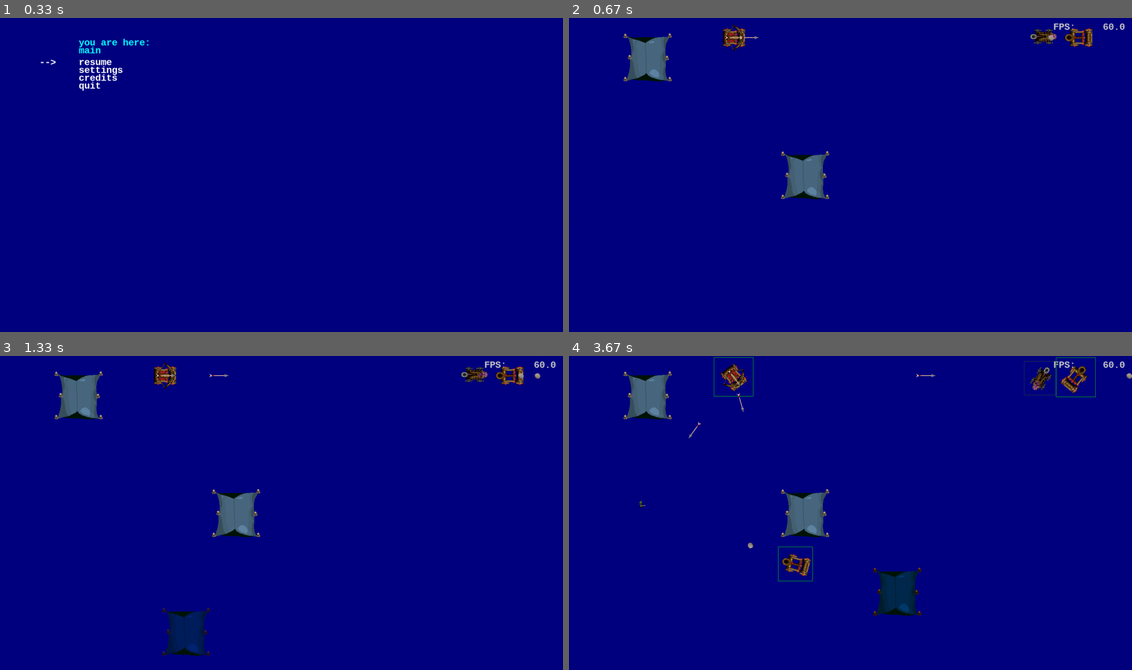
Above: before the commit, frames 1-4 (two rows, left to right).
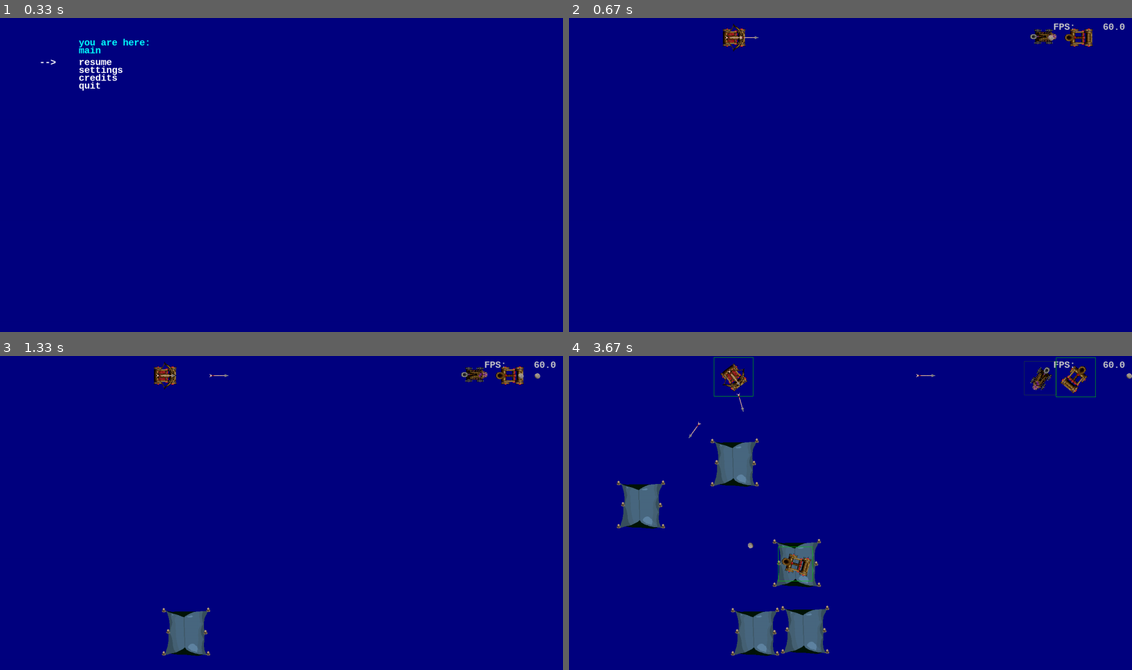
Above: after the commit, the same moments.

Repository: horstjens/catapults3d
Game: pygame game, started from catapult3d.py
Two runs of this game, one before a commit and one after it. Both use one fixed random seed, a clock stepped at 60 frames per second and the inputs below.
Inputs (mouse positions are in pixels of both pictures, inside the frame that each line leads up to):
- Up to frame 1 (0.33 s): no input
- Up to frame 2 (0.67 s): tap Enter at 0.33 s
- Up to frame 3 (1.33 s): tap X at 0.67 s; press the mouse at (349, 503) at 1.03 s; move the mouse to (270, 566) at 1.13 s; release the mouse at (185, 632) at 1.27 s
- Up to frame 4 (3.67 s): tap X at 1.4, 1.7, 1.9, 2.2, 2.4, 2.7 s; click (732, 462) at 1.42 s; click (794, 563) at 1.92 s; tap C at 1.98 s; click (642, 503) at 2.42 s; tap S at 2.48 s; click (805, 629) at 2.95 s; click (715, 632) at 3.28 s; click (895, 591) at 3.62 s

Frame 1 is identical in both runs. In frame 2, 1.9% of the frame differs, in the area x 9-47%, y 4-58%; in frame 3, 2.8%; in frame 4, 7.5%, in the area x 8-63%, y 4-96%.

Commit message:
added ghost tents and stuff

Diff:
--- a/catapult3d.py
+++ b/catapult3d.py
@@ -894,9 +894,8 @@
         self.menu_run()
         pygame.mouse.set_visible(True)
         oldleft, oldmiddle, oldright  = False, False, False
-        Tent(pos = pygame.math.Vector2(200, -100))
-        Tent(pos = pygame.math.Vector2(600, -400))
-
+        self.buildtent = False
+        self.tentcount = 0
         while running:
             #pygame.display.set_caption("player1 hp: {} player2 hp: {}".format(
             #                     self.player1.hitpoints, self.player2.hitpoints))
@@ -921,7 +920,13 @@
                     #    self.b1.set_angle(self.b1.angle + 5)
                     #    self.c1.set_angle(self.c1.angle + 5)
                     if event.key == pygame.K_x:
-                        Ghosttent()
+                        if self.tentcount < 1:
+                            self.g = Ghosttent()
+                            self.buildtent = True
+                            self.tentcount +=1
+                        else:
+                            pass
+
                         #Tent(pos = mouseVector())
                     if event.key == pygame.K_s:
                         self.b1.selected = not self.b1.selected
@@ -936,6 +941,14 @@
 
             # ------ mouse handler ------
             left,middle,right = pygame.mouse.get_pressed()
+            if self.buildtent:
+                if oldleft and not left:
+                    if self.g.ok:
+                        Tent(pos = pygame.math.Vector2(g.rect.centerx, -g.rect.centery))
+                        self.g.kill()
+                        self.buildtent = False
+                        self.tentcount -= 1
+
             oldleft, oldmiddle, oldright = left, middle, right
 
 
@@ -984,7 +997,7 @@
             # ----- collision detection between Ghosttent and Tent---
             for g in self.ghosttentgroup:
                 g.ok = True
-                crashgroup = pygame.sprite.spritecollide(g,self.tentgroup, False, pygame.sprite.collide_rect)
+                crashgroup = pygame.sprite.spritecollide(g,self.tentgroup, False, pygame.sprite.collide_mask)
                 for t in crashgroup:
                     g.ok = False
 
